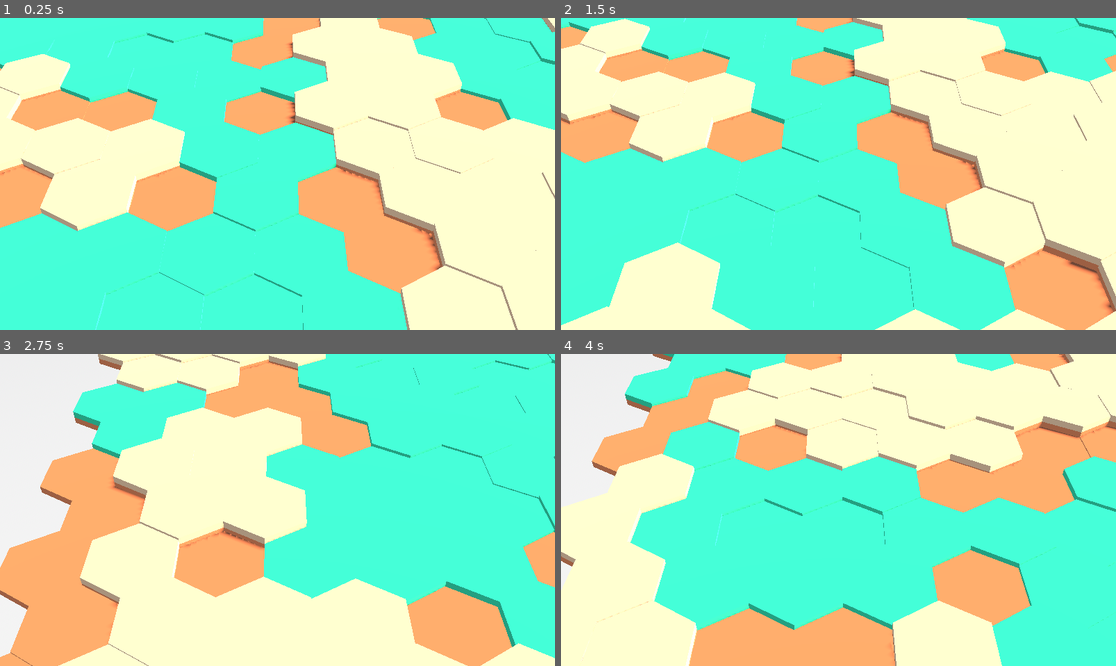
Above: before the commit, frames 1-4 (two rows, left to right).
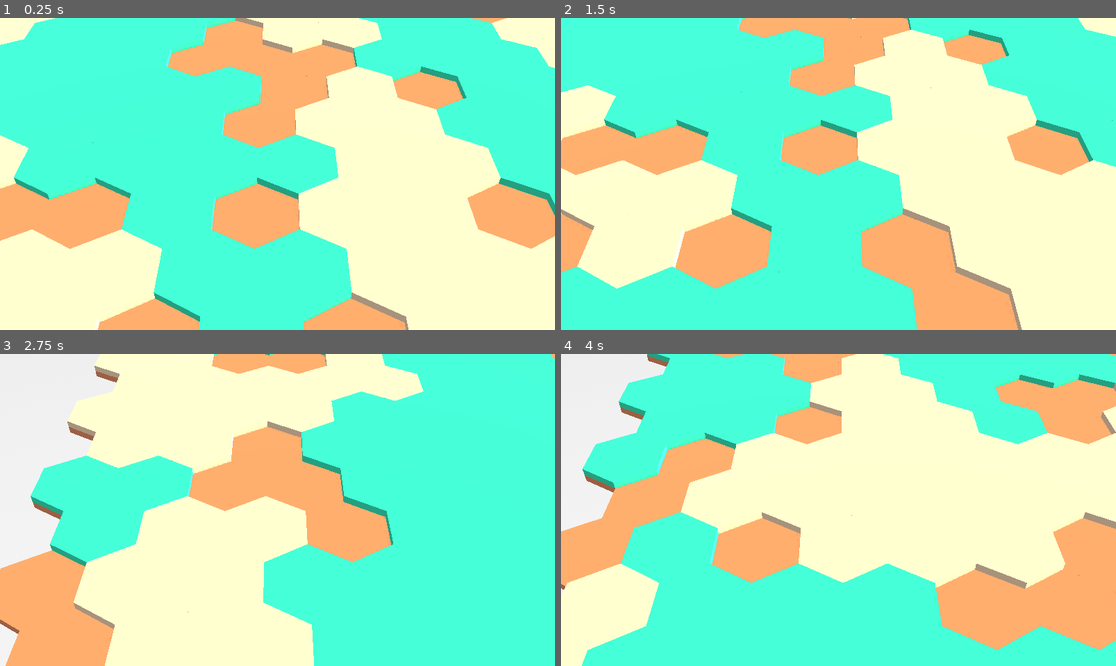
Above: after the commit, the same moments.

Repository: thibault60000/hexagon-godot-4
Game: Godot game, scene res://main.tscn
Two runs of this game, one before a commit and one after it. Both use one fixed random seed, a clock stepped at 60 frames per second and the inputs below.
Inputs (mouse positions are in pixels of both pictures, inside the frame that each line leads up to):
- Up to frame 1 (0.25 s): no input
- Up to frame 2 (1.5 s): tap Enter at 0.5 s; move the mouse to (960, 158) at 0.52 s; click (960, 158) at 0.6 s; tap Space at 1.25 s; move the mouse to (727, 189) at 1.27 s; tap S (camera_down) at 1.35 s
- Up to frame 3 (2.75 s): click (166, 525) at 1.55 s; tap Enter at 2 s; move the mouse to (333, 441) at 2.02 s; hold A (camera_left) from 2.03 s (still down); click (333, 441) at 2.3 s
- Up to frame 4 (4 s): move the mouse to (810, 572) at 2.77 s; release A (camera_left) at 2.78 s; tap D (camera_right) at 2.85 s; click (810, 572) at 3.05 s; tap Space at 3.5 s; move the mouse to (1005, 556) at 3.52 s; hold W (camera_up) from 3.53 s (still down); click (1005, 556) at 3.8 s

The runs differ from the first frame. In frame 1, 52% of the frame differs, in the area x 0-100%, y 0-100%; in frame 2, 56%; in frame 3, 41%; in frame 4, 67%.

Commit message:
i Fix Y

Diff:
--- a/Libraries/library-objects.tscn
+++ b/Libraries/library-objects.tscn
@@ -1,16 +1,16 @@
 [gd_scene load_steps=4 format=3 uid="uid://crn28i66jl4ny"]
 
-[ext_resource type="ArrayMesh" path="res://Models/Items/mountain.mesh" id="1"]
-[ext_resource type="ArrayMesh" uid="uid://ct0cdn2xuvluo" path="res://Models/Items/house.mesh" id="2"]
-[ext_resource type="ArrayMesh" path="res://Models/Items/detail_forestA.mesh" id="3"]
+[ext_resource type="ArrayMesh" path="res://Models/Items/detail_forestA.mesh" id="1_2morl"]
+[ext_resource type="ArrayMesh" path="res://Models/Items/mountain.mesh" id="2_jt5os"]
+[ext_resource type="ArrayMesh" uid="uid://ct0cdn2xuvluo" path="res://Models/Items/house.mesh" id="3_kxh7r"]
 
 [node name="Node3D" type="Node3D"]
 
 [node name="tileForestA" type="MeshInstance3D" parent="."]
-mesh = ExtResource("3")
+mesh = ExtResource("1_2morl")
 
 [node name="tileMountain" type="MeshInstance3D" parent="."]
-mesh = ExtResource("1")
+mesh = ExtResource("2_jt5os")
 
 [node name="tileHouse" type="MeshInstance3D" parent="."]
-mesh = ExtResource("2")
+mesh = ExtResource("3_kxh7r")
--- a/Scripts/player.gd
+++ b/Scripts/player.gd
@@ -5,8 +5,8 @@
 @export var angle: float= -50.0
 @export var border_margin_for_mouse: int = 30
 
-@onready var camera_3d = $Camera3D
-@onready var terrain_map = $"../GridMapTiles"
+@onready var camera_3d: Camera3D = $Camera3D
+@onready var terrain_map: GridMap = $"../GridMapTiles"
 
 var min_y := 8
 var max_y := 20
@@ -18,9 +18,15 @@
 var current_mouse_speed = Vector3.ZERO
 
 func _ready():
-	var test = terrain_map.get_cell_item(Vector3(0,0,0))
-	print("test en 0,0,0", test)
+	list_gridmap_cells()
 	update_camera_angle()
+
+func list_gridmap_cells():
+	var cell_positions = terrain_map.get_used_cells()
+	print("CELL POS -> ", cell_positions)
+	for cell_position in cell_positions:
+		var tile_index = terrain_map.get_cell_item(cell_position)
+		print("Position de la cellule : ", cell_position, ", Index de la tuile : ", tile_index)
 
 func update_camera_angle():
 	var y_range = max_y - min_y
@@ -98,25 +104,27 @@
 func _physics_process(delta):
 
 	var mouse_pos = get_viewport().get_mouse_position()
-	var ray_length = 1000.0
+	var ray_length = 50.0
 	var ray_from = camera_3d.project_ray_origin(mouse_pos)
-	var ray_to = camera_3d.project_ray_normal(mouse_pos * ray_length)
+	var ray_to = ray_from + camera_3d.project_ray_normal(mouse_pos) * ray_length
 
 	var space_state = get_world_3d().direct_space_state
-	var query = PhysicsRayQueryParameters3D.create(ray_from, ray_to)
-	var world_intersection = space_state.intersect_ray(query)
+	var ray_query = PhysicsRayQueryParameters3D.new()
+	ray_query.from = ray_from
+	ray_query.to = ray_to
+	var world_intersection = space_state.intersect_ray(ray_query)
 
 	if (world_intersection and world_intersection["collider"] and world_intersection["collider"] is GridMap):
 		if world_intersection.has("position"):
-			var gridmap_position = Vector3(world_intersection.position)
-			action_build(gridmap_position)
+			action_build(world_intersection.position)
 		else:
 			print("No intersection found")
 
 func action_build(gridmap_position):
 	if Input.is_action_just_pressed("click"):
-		var tile = terrain_map.get_cell_item(gridmap_position)
-		print("TILE INDEX ", tile, gridmap_position)
+		var clicked_tile = terrain_map.local_to_map(Vector3(gridmap_position.x, gridmap_position.y, gridmap_position.z))
+		var tile_index = terrain_map.get_cell_item(clicked_tile)
+		print("Vous avez cliqué sur la tuile : ", clicked_tile, " avec l'index : ", tile_index)
 		# terrain_map.set_cell_item(gridmap_position, index, gridmap.get_orthogonal_index_from_basis(selector.basis))
 
 
--- a/Scripts/terrain.gd
+++ b/Scripts/terrain.gd
@@ -24,30 +24,23 @@
 	var offset = 0
 
 	for x in range(worldSize):
-
 		offset = 0
-
-		for y in range(worldSize):
-
-			if x % 2 and y % 2:
-
+		for z in range(worldSize):
+			if x % 2 and z % 2:
 				if offset == 1:
 					offset = 0
 				else:
 					offset = 1
 
-				# Get noise value for tile
-
-				var _noise = round(noise.get_noise_2d(x, y) * 10)
+				var _noise = round(noise.get_noise_2d(x, z) * 10)
 
 				# Terrain tile (color)
-
 				var _tile = 0
 				if _noise < 0: _tile = 1
 				if _noise > 1: _tile = 2
 
 
-				set_terrain(Vector3(x + offset, _noise, y), _tile)
+				set_terrain(Vector3(x + offset, _noise *0.03, z), _tile)
 
 				# Place objects (randomly)
 
@@ -63,17 +56,17 @@
 				if _tile == 0:
 					if  _random < 1:
 						# forest
-						set_tile(Vector3(x + offset, _noise, y), 2, _randomRotation)
+						set_tile(Vector3(x + offset, _noise, z), 2, _randomRotation)
 
 					elif  _random < 2:
 						# moutain
-						set_tile(Vector3(x + offset, _noise, y), 0, _randomRotation)
+						set_tile(Vector3(x + offset, _noise, z), 0, _randomRotation)
 
 
 				elif _tile > 1 and _random < 1:
 					# house
-					set_tile(Vector3(x + offset, _noise, y), 1, _randomRotation)
-
+					set_tile(Vector3(x + offset, _noise, z), 1, _randomRotation)
+	add_to_group("initialized")
 func set_terrain(_position, _tile):
 	terrain.set_cell_item(Vector3(_position.x - (worldSize / 2), _position.y, _position.z - (worldSize / 2)), _tile)
 
--- a/main.tscn
+++ b/main.tscn
@@ -11,9 +11,9 @@
 
 [node name="GridMapTiles" type="GridMap" parent="."]
 mesh_library = ExtResource("2_sm62h")
-cell_size = Vector3(1, 0.03, 0.866)
+cell_size = Vector3(1, 1, 0.866)
 cell_center_y = false
-collision_layer = 3
+collision_layer = 1
 metadata/_editor_floor_ = Vector3(0, 0, 0)
 
 [node name="GridMapObjects" type="GridMap" parent="."]
@@ -21,13 +21,6 @@
 mesh_library = ExtResource("3_6tyte")
 cell_size = Vector3(1, 0.03, 0.866)
 cell_center_y = false
-
-[node name="Player" type="Node3D" parent="."]
-transform = Transform3D(1, 0, 0, 0, 1, 0, 0, 0, 1, 0, 10, 20.079)
-script = ExtResource("5_8aa57")
-
-[node name="Camera3D" type="Camera3D" parent="Player"]
-fov = 30.0
 
 [node name="DirectionalLight3D" type="DirectionalLight3D" parent="."]
 transform = Transform3D(0.572976, 0.413305, 0.707727, -0.52802, -0.474274, 0.704457, 0.626812, -0.777331, -0.0535146, -0.458761, 0.560922, -0.263812)
@@ -39,3 +32,10 @@
 
 [node name="WorldEnvironment" type="WorldEnvironment" parent="."]
 environment = ExtResource("5_leiss")
+
+[node name="Player" type="Node3D" parent="."]
+transform = Transform3D(1, 0, 0, 0, 1, 0, 0, 0, 1, 0, 10, 15.996)
+script = ExtResource("5_8aa57")
+
+[node name="Camera3D" type="Camera3D" parent="Player"]
+fov = 30.0
Not shown: 6 places in Libraries/tiles.tscn that only renumber resources
